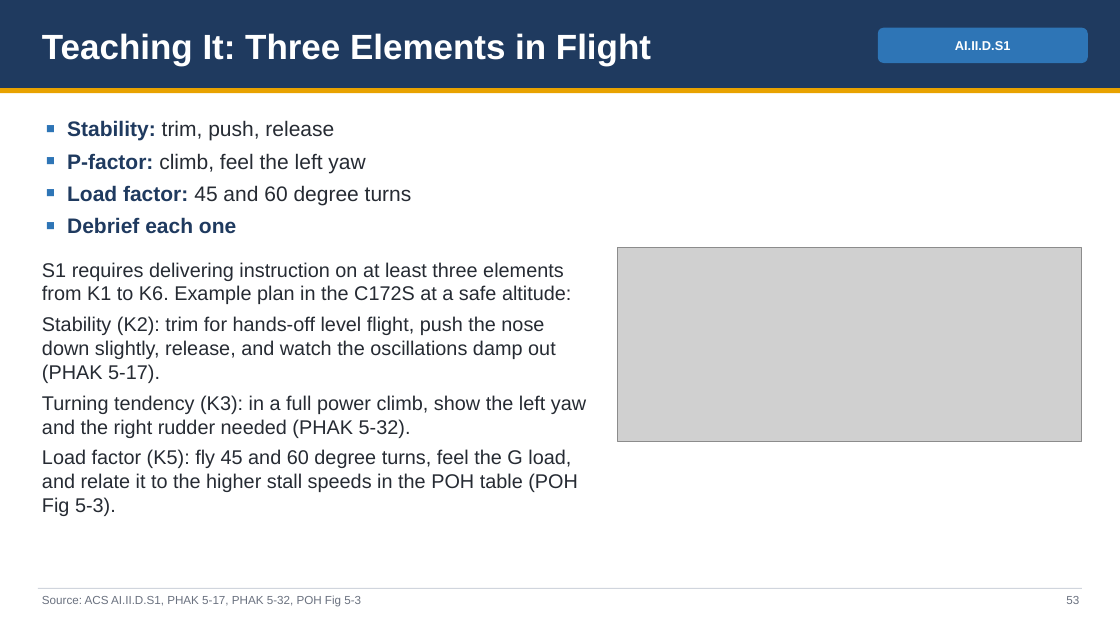
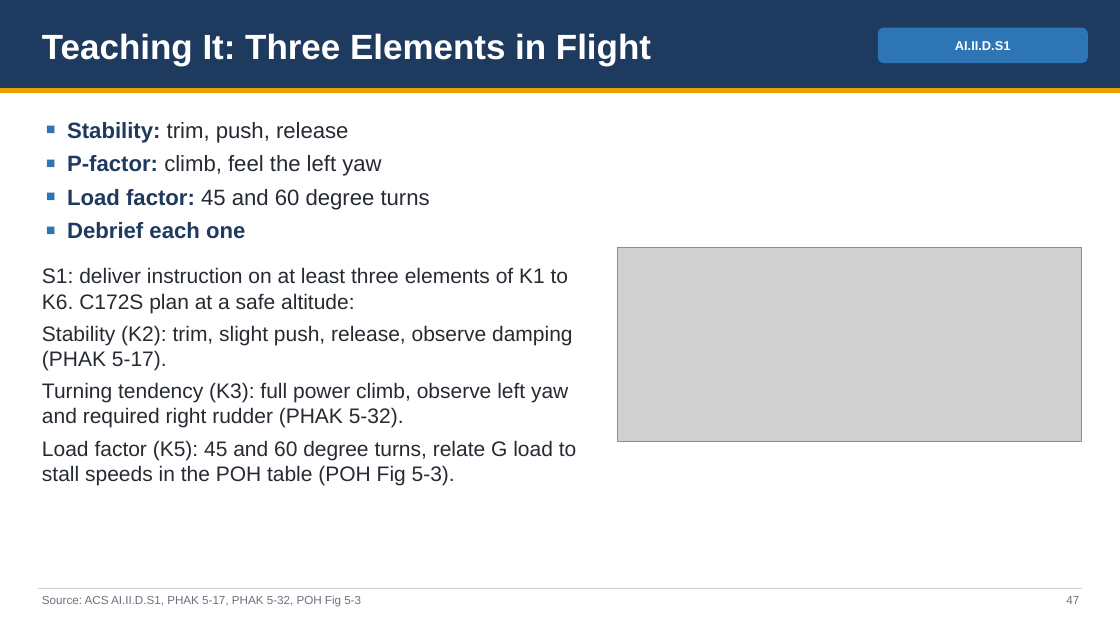
Before and after one commit to greenleeezekial1-glitch/Claude, a slide deck: slide 47 of Area II - Technical Subject Areas/II.D Principles of Flight - Slides.pptx (slide 53 before the commit). Drawn at 1120x630 pixels with LibreOffice and Linux fonts; fonts in the diff are those of the drawing; grey boxes stand for pictures. Boxes give left, top, right and bottom in pixels: in the first picture for what was removed or moved away, otherwise in the second. Text is boxed around its words. In the diff, an @@ line names an element or a change of style, - is before the commit and + after.

```diff
--- a/Area II - Technical Subject Areas/II.D Principles of Flight - Slides.pptx
+++ b/Area II - Technical Subject Areas/II.D Principles of Flight - Slides.pptx
@@ text at box(67, 122, 430, 239): size 18 to 19 pt in "Stability: trim, push, release", "P-factor: climb, feel the left yaw", "Load factor: 45 and 60 degree turns", "Debrief each one" @@
@@ text at box(42, 267, 577, 485): text changed; size 17 to 18 pt @@
-S1 requires delivering instruction on at least three elements from K1 to K6. Example plan in the C172S at a safe altitude:
-Stability (K2): trim for hands-off level flight, push the nose down slightly, release, and watch the oscillations damp out (PHAK 5-17).
-Turning tendency (K3): in a full power climb, show the left yaw and the right rudder needed (PHAK 5-32).
-Load factor (K5): fly 45 and 60 degree turns, feel the G load, and relate it to the higher stall speeds in the POH table (POH Fig 5-3).
+S1: deliver instruction on at least three elements of K1 to K6. C172S plan at a safe altitude:
+Stability (K2): trim, slight push, release, observe damping (PHAK 5-17).
+Turning tendency (K3): full power climb, observe left yaw and required right rudder (PHAK 5-32).
+Load factor (K5): 45 and 60 degree turns, relate G load to stall speeds in the POH table (POH Fig 5-3).
@@ text at box(1066, 596, 1079, 604): text changed @@
-53
+47
```
Also in this commit, not shown: 47 other slides changed, 7 slides removed, 7 other files.
